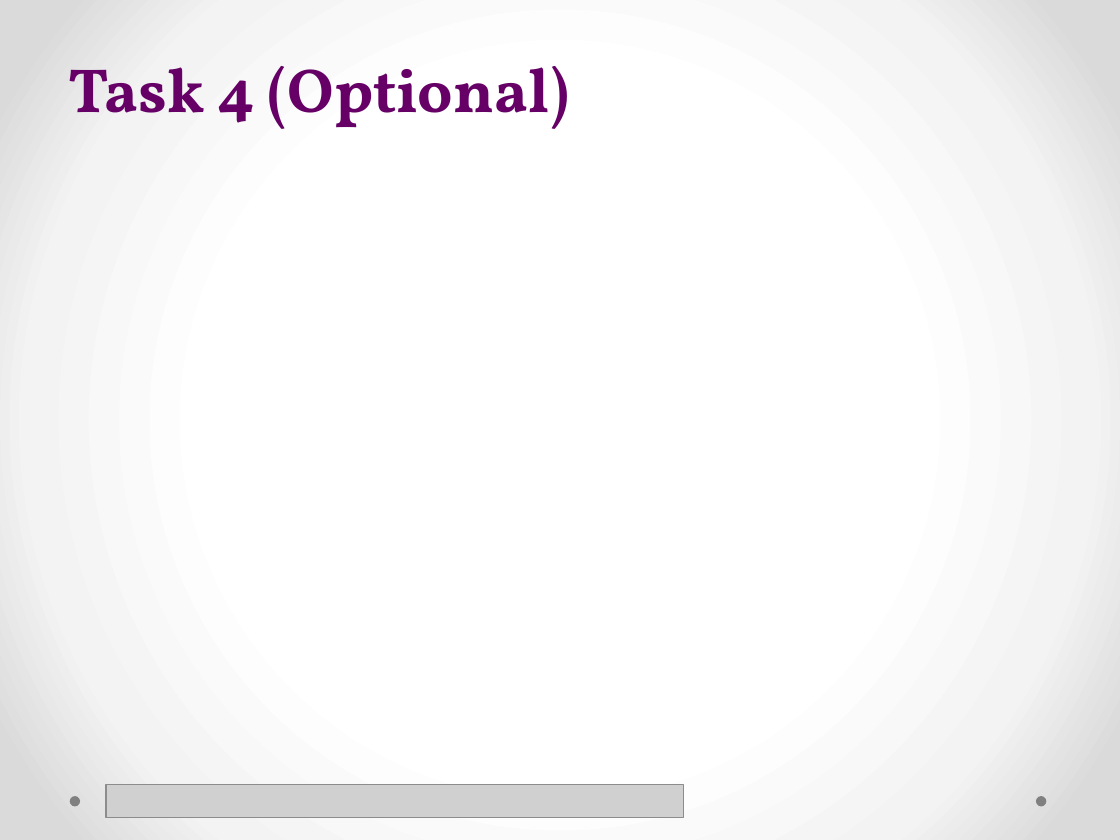
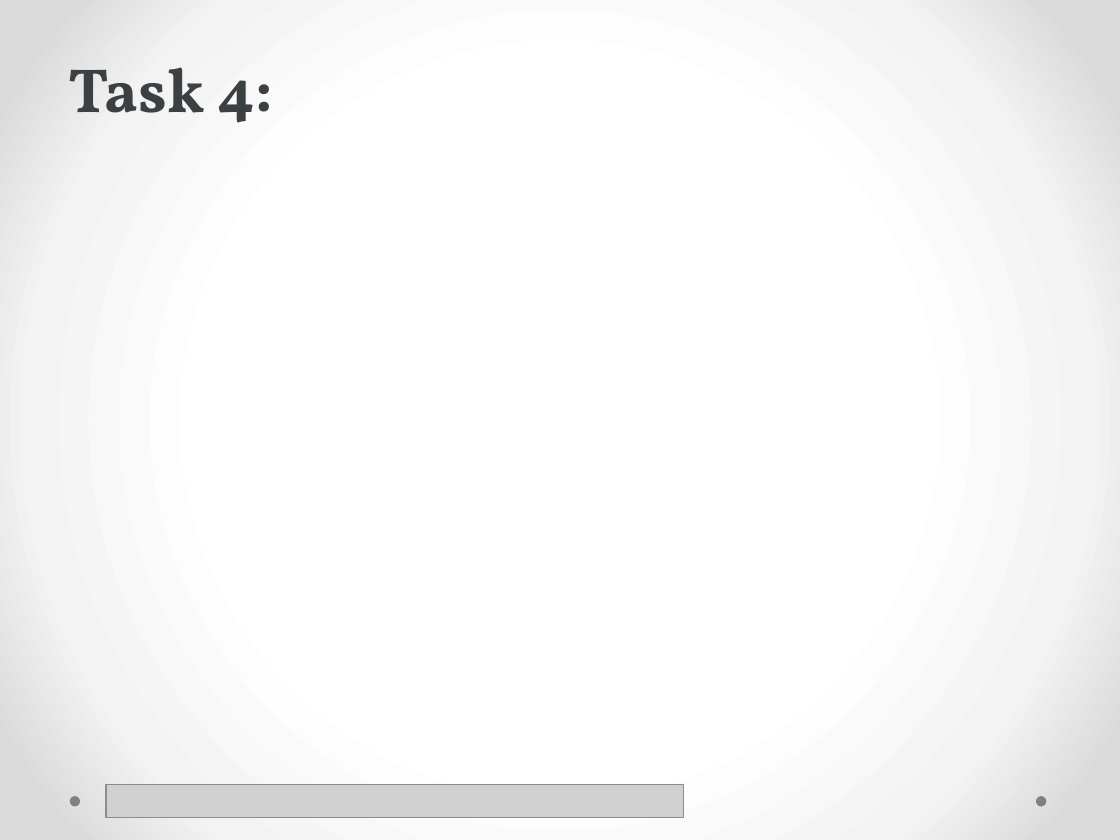
Before and after one commit to mcv-m6-video/mcv-m4-2016-Team4, a slide deck: slide 6 of block1/doc/SlidesB1.pptx. Drawn at 1120x840 pixels with LibreOffice and Linux fonts; fonts in the diff are those of the drawing; grey boxes stand for pictures. Boxes give left, top, right and bottom in pixels: in the first picture for what was removed or moved away, otherwise in the second. Text is boxed around its words. In the diff, an @@ line names an element or a change of style, - is before the commit and + after.

Commit message:
Task 2 slides completed and some errors corrected in task 1 slides.

```diff
--- a/block1/doc/SlidesB1.pptx
+++ b/block1/doc/SlidesB1.pptx
@@ text at <box>69,67,273,123</box>: text changed; text colour #660066 to #3B4042 @@
-Task 4 (Optional)
+Task 4:
```
Also in this commit, not shown: 5 other slides changed, 3 slides added, 1 slide removed.
